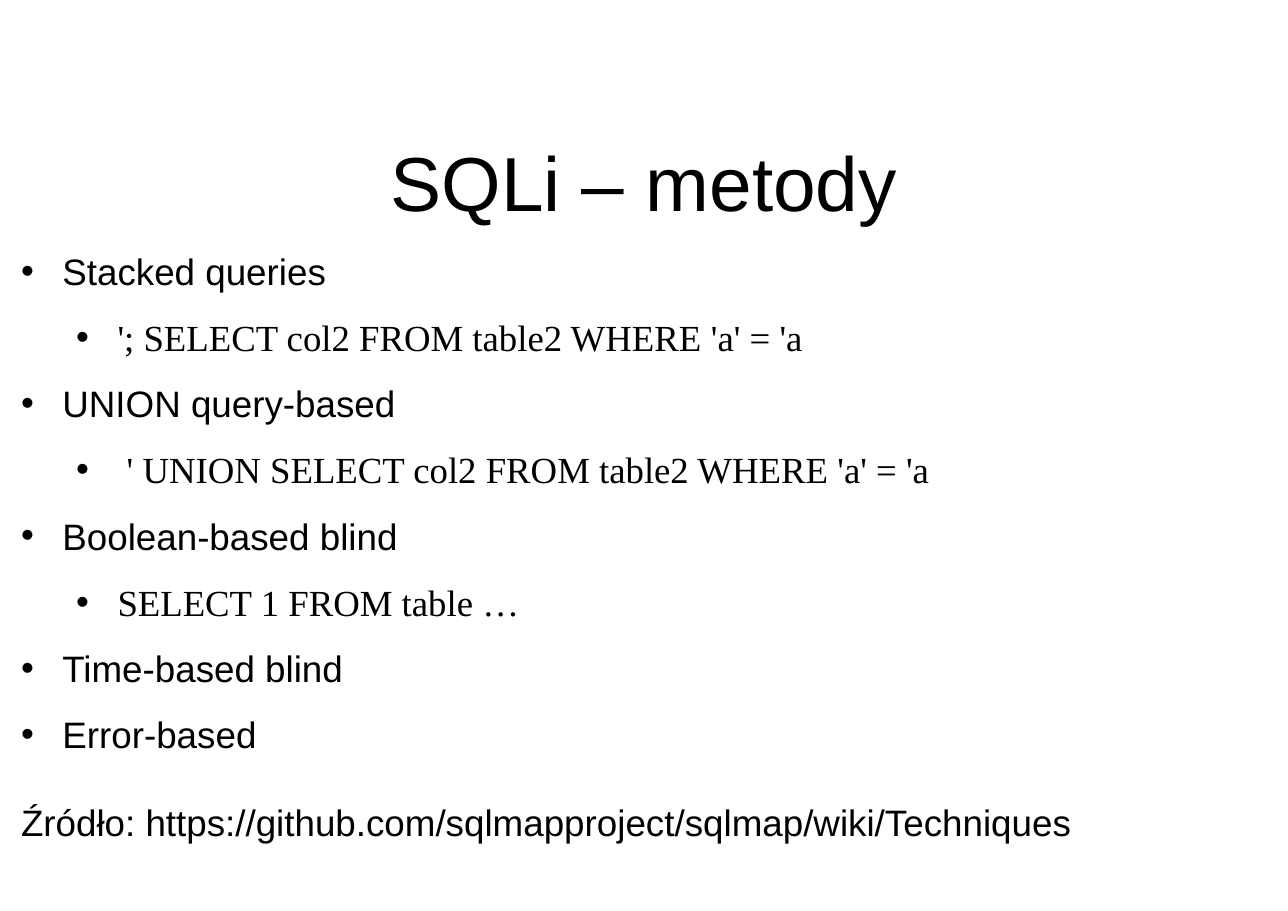
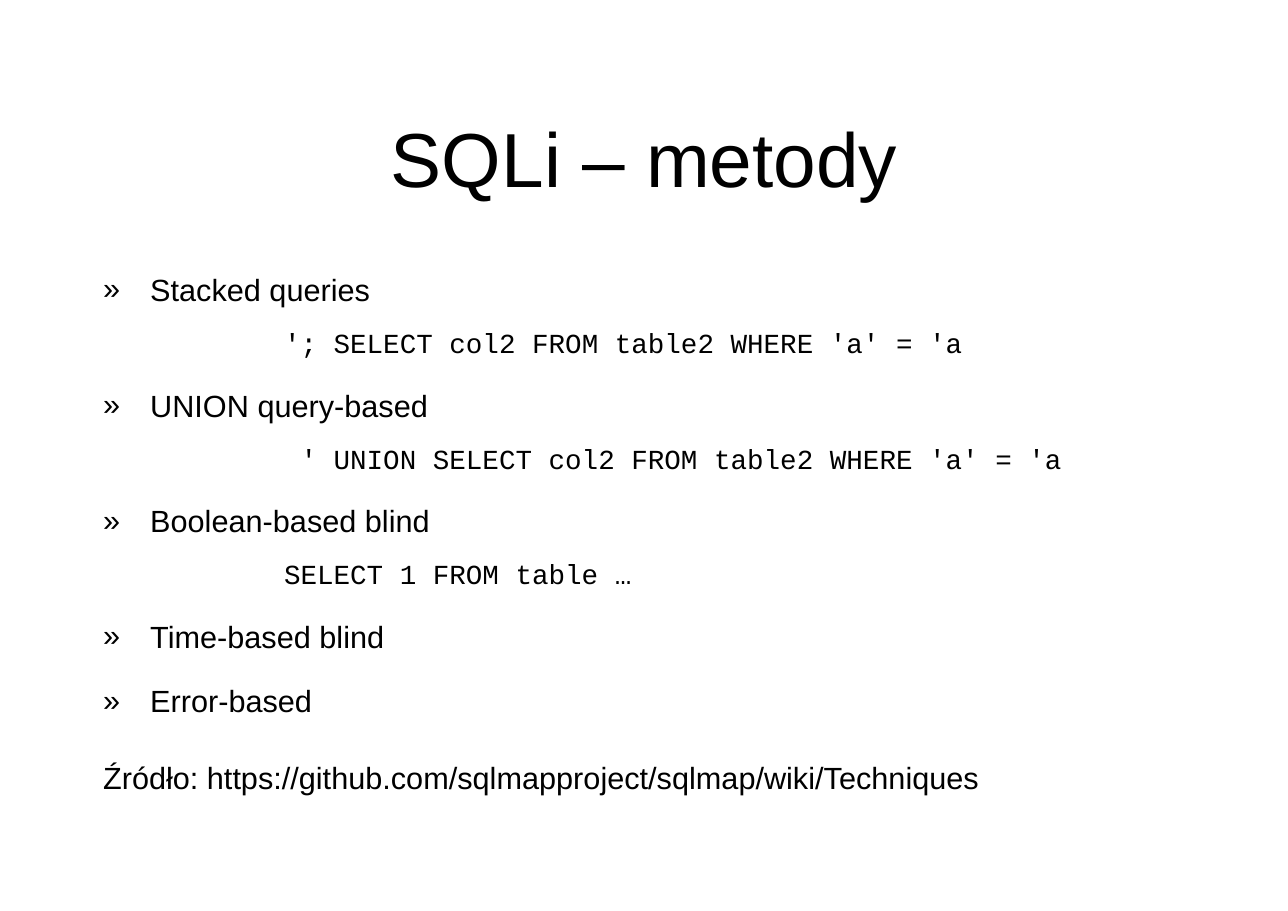
Before and after one commit to disconnect3d/websec_presentation, a slide deck: slide 3 of websec.ppt. Drawn at 1288x911 pixels with LibreOffice and Linux fonts; fonts in the diff are those of the drawing; background and template pictures are left out. Boxes give left, top, right and bottom in pixels: in the first picture for what was removed or moved away, otherwise in the second. Text is boxed around its words. In the diff, an @@ line names an element or a change of style, - is before the commit and + after.

Commit message:
PPT file cleanup & formatting

```diff
--- a/websec.ppt
+++ b/websec.ppt
@@ title "SQLi – metody" moved from (x1=391, y1=155, x2=897, y2=225) to (x1=391, y1=131, x2=897, y2=201) @@
@@ text "Stacked queries" moved from (x1=21, y1=258, x2=1071, y2=843) to (x1=103, y1=278, x2=1061, y2=795) @@
@@ text "Stacked queries" at (x1=103, y1=278, x2=1061, y2=795): size 24 to 20 pt in "Stacked queries", "UNION query-based", "Boolean-based blind", "Time-based blind" and 2 more places; size 24 to 18 pt, font Times New Roman to Courier New in "'; SELECT col2 FROM table2 WHERE 'a' ...", "' UNION SELECT col2 FROM table2 WHERE ...", "SELECT 1 FROM table …"; bullet • to »; line spacing 1.5 to 1; more space between paragraphs; bullet • to none; indent changed @@
```
Also in this commit, not shown: 7 other slides changed, 1 slide added.
